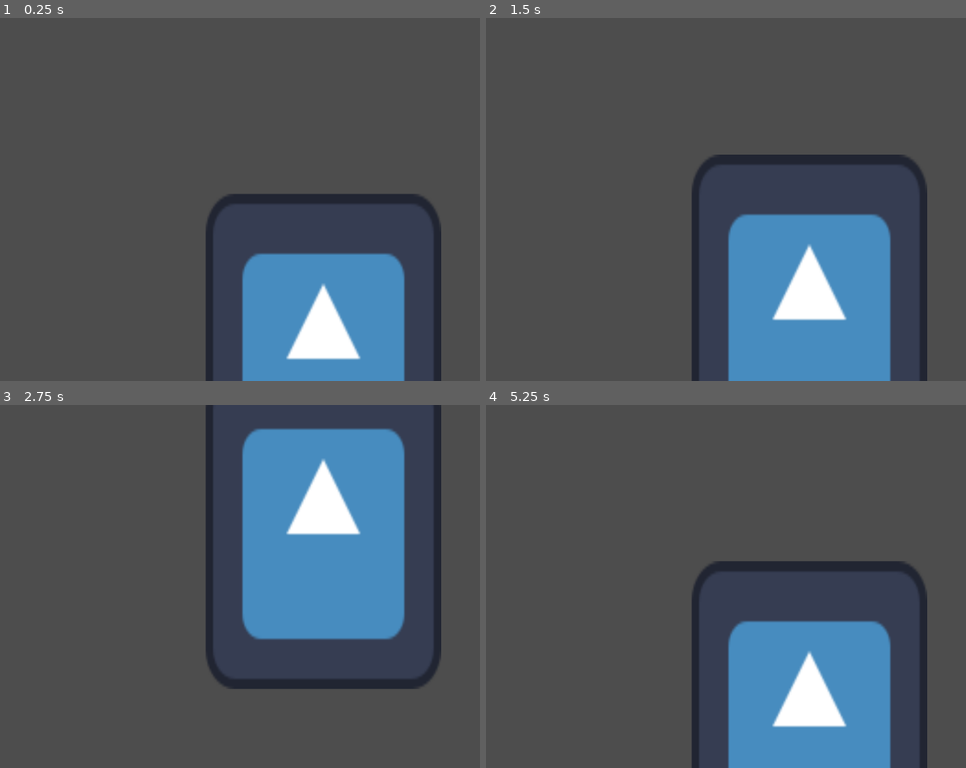
Above: before the commit, frames 1-4 (two rows, left to right).
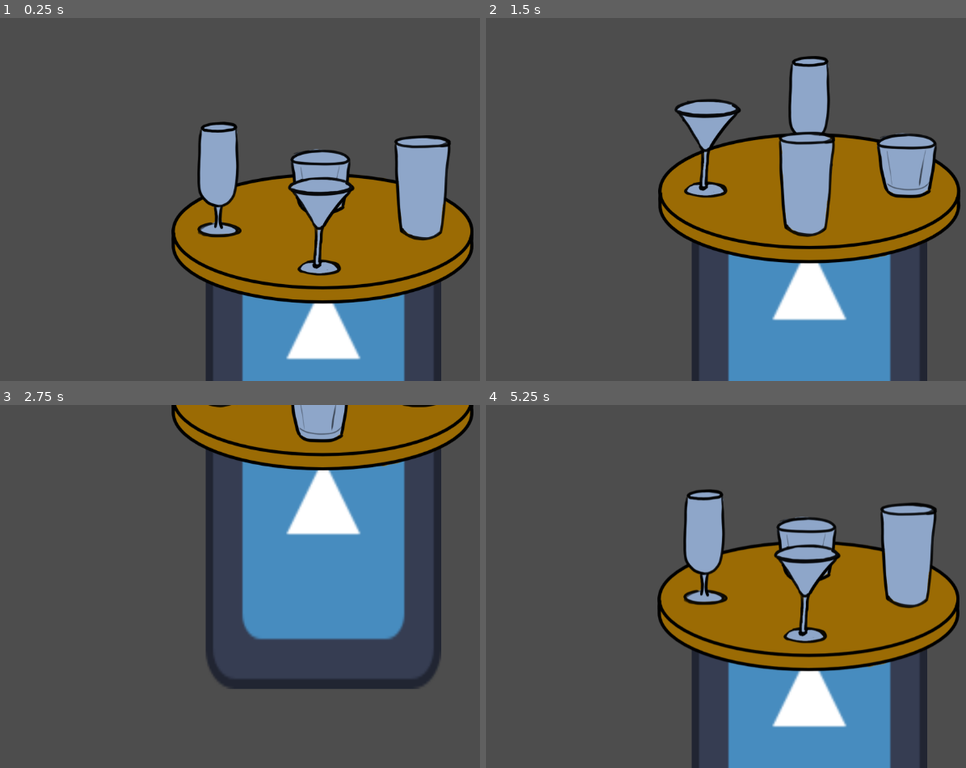
Above: after the commit, the same moments.

Repository: JackieTheWackie/lazy_susan_gamejam
Game: Godot game, scene res://scenes/game.tscn
The game is run twice, just before and just after one commit, with the same random seed, the same clock (stepped at 60 frames per second) and the same inputs. The engine's default icon, where the game draws it, is replaced by a stand-in: a white triangle on a blue panel in a dark square.
Inputs (mouse positions are in pixels of both pictures, inside the frame that each line leads up to):
- Up to frame 1 (0.25 s): no input
- Up to frame 2 (1.5 s): tap Enter at 0.5 s; hold Right (ui_right) 0.53-1.28 s; tap Space at 1.25 s; hold Down (ui_down) from 1.28 s (still down)
- Up to frame 3 (2.75 s): release Down (ui_down) at 2.03 s; hold Right (ui_right) from 2.03 s (still down)
- Up to frame 4 (5.25 s): release Right (ui_right) at 2.78 s; hold Up (ui_up) 2.78-3.53 s; hold Left (ui_left) 3.53-4.25 s; tap Escape (ui_cancel) at 4.15 s; click (495, 430) at 4.25 s, where only the run after the commit has a clickable "YES!"; hold Left (ui_left) from 5.03 s (still down)

The runs differ from the first frame. In frame 1, 22% of the frame differs, in the area x 35-99%, y 28-79%; in frame 2, 22%; in frame 3, 9.2%; in frame 4, 22%, in the area x 35-99%, y 23-74%.

Commit message:
Adding start of the menu and lazy susan spinning

Diff:
--- a/project.godot
+++ b/project.godot
@@ -15,6 +15,25 @@
 config/features=PackedStringArray("4.6", "Forward Plus")
 config/icon="res://icon.svg"
 
+[input]
+
+ui_right={
+"deadzone": 0.5,
+"events": [Object(InputEventKey,"resource_local_to_scene":false,"resource_name":"","device":-1,"window_id":0,"alt_pressed":false,"shift_pressed":false,"ctrl_pressed":false,"meta_pressed":false,"pressed":false,"keycode":4194321,"physical_keycode":0,"key_label":0,"unicode":0,"location":0,"echo":false,"script":null)
+, Object(InputEventJoypadButton,"resource_local_to_scene":false,"resource_name":"","device":-1,"button_index":14,"pressure":0.0,"pressed":false,"script":null)
+, Object(InputEventJoypadMotion,"resource_local_to_scene":false,"resource_name":"","device":-1,"axis":0,"axis_value":1.0,"script":null)
+]
+}
+ui_menu={
+"deadzone": 0.5,
+"events": [Object(InputEventKey,"resource_local_to_scene":false,"resource_name":"","device":0,"window_id":0,"alt_pressed":false,"shift_pressed":false,"ctrl_pressed":false,"meta_pressed":false,"pressed":false,"keycode":4194370,"physical_keycode":0,"key_label":0,"unicode":0,"location":0,"echo":false,"script":null)
+]
+}
+cancel={
+"deadzone": 0.2,
+"events": []
+}
+
 [physics]
 
 3d/physics_engine="Jolt Physics"
--- a/scenes/game.tscn
+++ b/scenes/game.tscn
@@ -2,6 +2,45 @@
 
 [ext_resource type="Texture2D" uid="uid://br4rtc3mjcfm" path="res://icon.svg" id="1_uwrxv"]
 [ext_resource type="Script" uid="uid://dg6uhlxbwiifg" path="res://scripts/camera_2d.gd" id="1_yqjtg"]
+[ext_resource type="Script" uid="uid://spfhfr2vo27j" path="res://scripts/drinkmenu.gd" id="3_lnu2h"]
+[ext_resource type="Script" uid="uid://btea14wxvfbs2" path="res://scripts/lazy_susan.gd" id="4_iywne"]
+[ext_resource type="Texture2D" uid="uid://3w7x7xgdehy8" path="res://assets/spin-test.png" id="5_p57ef"]
+
+[sub_resource type="AtlasTexture" id="AtlasTexture_u5sy4"]
+atlas = ExtResource("5_p57ef")
+region = Rect2(0, 0, 600, 600)
+
+[sub_resource type="AtlasTexture" id="AtlasTexture_gee14"]
+atlas = ExtResource("5_p57ef")
+region = Rect2(600, 0, 600, 600)
+
+[sub_resource type="AtlasTexture" id="AtlasTexture_0tnpc"]
+atlas = ExtResource("5_p57ef")
+region = Rect2(0, 600, 600, 600)
+
+[sub_resource type="AtlasTexture" id="AtlasTexture_vtaks"]
+atlas = ExtResource("5_p57ef")
+region = Rect2(600, 600, 600, 600)
+
+[sub_resource type="SpriteFrames" id="SpriteFrames_kvpfn"]
+animations = [{
+"frames": [{
+"duration": 1.0,
+"texture": SubResource("AtlasTexture_u5sy4")
+}, {
+"duration": 1.0,
+"texture": SubResource("AtlasTexture_gee14")
+}, {
+"duration": 1.0,
+"texture": SubResource("AtlasTexture_0tnpc")
+}, {
+"duration": 1.0,
+"texture": SubResource("AtlasTexture_vtaks")
+}],
+"loop": true,
+"name": &"spin",
+"speed": 5.0
+}]
 
 [node name="Game" type="Node2D" unique_id=1428437104]
 
@@ -14,3 +53,42 @@
 position = Vector2(1, 275.5)
 scale = Vector2(3.28125, 4.4609375)
 texture = ExtResource("1_uwrxv")
+
+[node name="CanvasLayer" type="CanvasLayer" parent="." unique_id=836725415]
+
+[node name="Control" type="Control" parent="CanvasLayer" unique_id=1373373198]
+layout_mode = 3
+anchors_preset = 0
+offset_right = 40.0
+offset_bottom = 40.0
+script = ExtResource("3_lnu2h")
+
+[node name="ColorRect" type="ColorRect" parent="CanvasLayer/Control" unique_id=263423499]
+layout_mode = 0
+offset_right = 40.0
+offset_bottom = 40.0
+
+[node name="PanelContainer" type="PanelContainer" parent="CanvasLayer/Control" unique_id=1266503172]
+layout_mode = 0
+offset_right = 40.0
+offset_bottom = 40.0
+
+[node name="VBoxContainer" type="VBoxContainer" parent="CanvasLayer/Control/PanelContainer" unique_id=687459504]
+layout_mode = 2
+
+[node name="Label" type="Label" parent="CanvasLayer/Control/PanelContainer/VBoxContainer" unique_id=2147457011]
+layout_mode = 2
+text = "PISS"
+
+[node name="Button" type="Button" parent="CanvasLayer/Control/PanelContainer/VBoxContainer" unique_id=127862258]
+layout_mode = 2
+text = "YES!"
+
+[node name="Lazy Susan" type="Area2D" parent="." unique_id=785796523]
+script = ExtResource("4_iywne")
+
+[node name="AnimatedSprite2D" type="AnimatedSprite2D" parent="Lazy Susan" unique_id=438128403]
+sprite_frames = SubResource("SpriteFrames_kvpfn")
+animation = &"spin"
+
+[node name="CollisionShape2D" type="CollisionShape2D" parent="Lazy Susan" unique_id=2066615654]
--- /dev/null
+++ b/scripts/drinkmenu.gd
@@ -0,0 +1,26 @@
+extends Control
+
+@onready var yes_button: Button = $PanelContainer/VBoxContainer/Button
+
+# Called when the node enters the scene tree for the first time.
+func _ready() -> void:
+	hide()
+	yes_button.pressed.connect(_on_yes_pressed)
+
+func _input(event: InputEvent) -> void:
+	if event.is_action_pressed("ui_cancel"):
+		if visible:
+			close_menu()
+		else:
+			open_menu()
+
+
+func open_menu() -> void:
+	show()
+	yes_button.grab_focus()
+
+func close_menu() -> void:
+	hide()
+
+func _on_yes_pressed() -> void:
+	close_menu()
--- /dev/null
+++ b/scripts/lazy_susan.gd
@@ -0,0 +1,17 @@
+extends Area2D
+
+@onready var sprite: AnimatedSprite2D = $AnimatedSprite2D
+@onready var last_frame = sprite.sprite_frames.get_frame_count("spin") - 1
+
+func _input(event: InputEvent) -> void:
+	if event.is_action_pressed("ui_right"):
+		if(sprite.frame == last_frame):
+			sprite.frame = 0
+		else:
+			sprite.frame += 1
+
+	if event.is_action_pressed("ui_left"):
+		if(sprite.frame == 0):
+			sprite.frame = last_frame
+		else:
+			sprite.frame -= 1
Binary file added: assets/spin-test.png
Not shown, added: assets/spin-test.png.import
Not shown, added: scripts/drinkmenu.gd.uid
Not shown, added: scripts/lazy_susan.gd.uid
